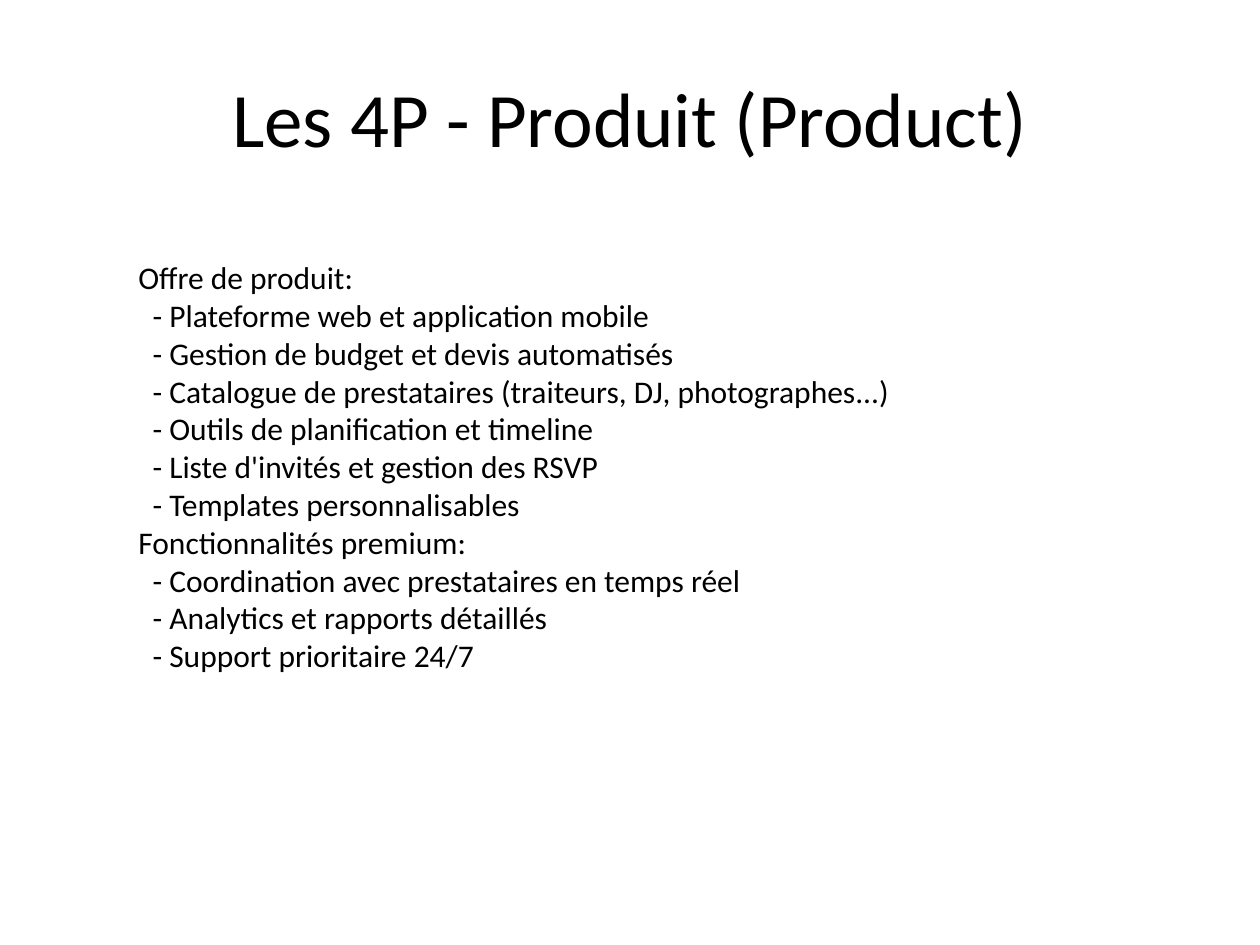
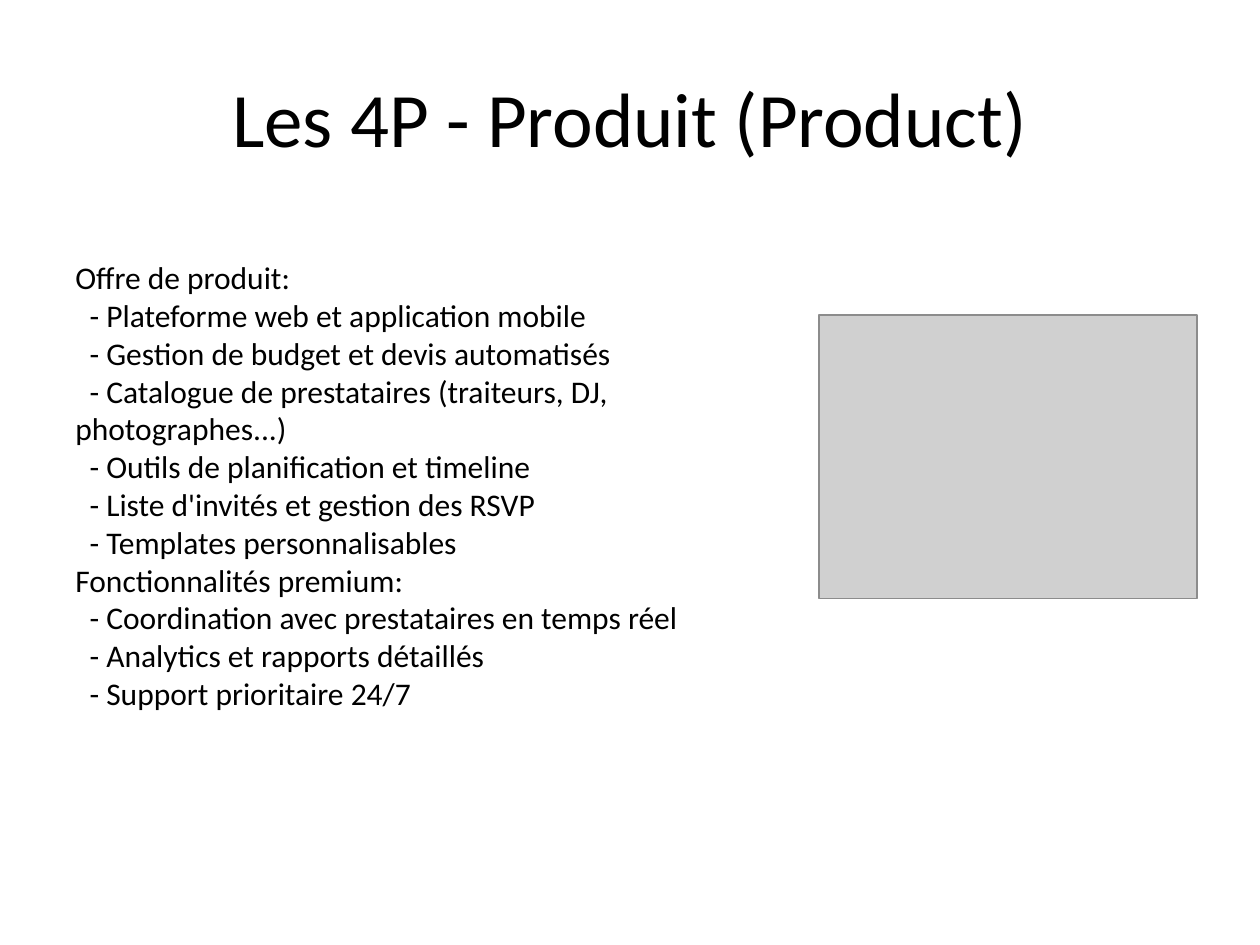
Before and after one commit to adnene1998/Spacy-spam-assasin-, a slide deck: slide 6 of Plan_Marketing_Plateforme_Gestion_Fetes.pptx. Drawn at 1260x945 pixels with LibreOffice and Linux fonts; fonts in the diff are those of the drawing; grey boxes stand for pictures. Boxes give left, top, right and bottom in pixels: in the first picture for what was removed or moved away, otherwise in the second. Text is boxed around its words. In the diff, an @@ line names an element or a change of style, - is before the commit and + after.

```diff
--- a/Plan_Marketing_Plateforme_Gestion_Fetes.pptx
+++ b/Plan_Marketing_Plateforme_Gestion_Fetes.pptx
@@ text "Offre de produit:" rewrapped from box(138, 267, 889, 672) to box(75, 267, 677, 710) @@
@@ picture added at box(819, 315, 1197, 598) @@
```
Also in this commit, not shown: 5 other slides changed, 4 other files.
